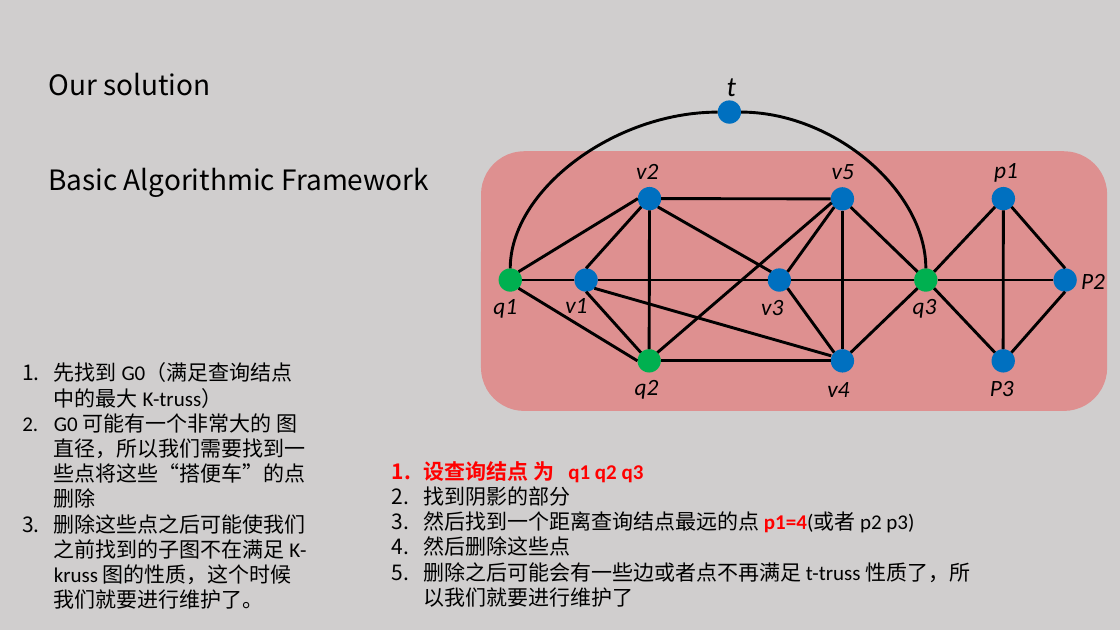
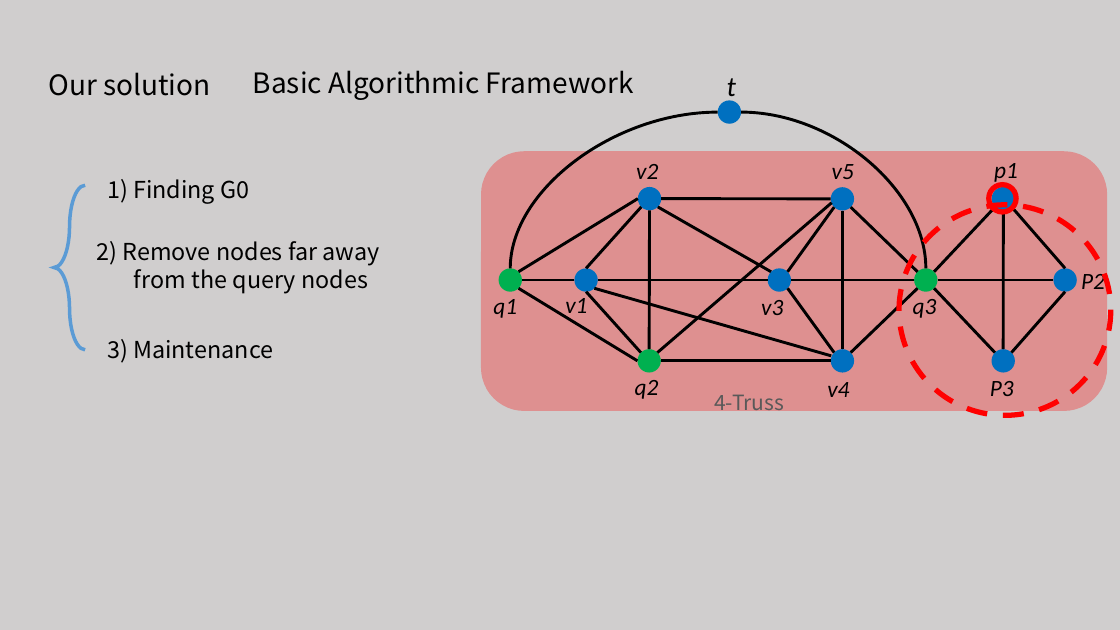
Before and after one commit to tianzhuwei/PPT, a slide deck: slide 8 of Approximate Closest Community Search in Networks.pptx (slide 9 before the commit). Drawn at 1120x630 pixels with LibreOffice and Linux fonts; fonts in the diff are those of the drawing. Boxes give left, top, right and bottom in pixels: in the first picture for what was removed or moved away, otherwise in the second. Text is boxed around its words. In the diff, an @@ line names an element or a change of style, - is before the commit and + after.

```diff
--- a/Approximate Closest Community Search in Networks.pptx
+++ b/Approximate Closest Community Search in Networks.pptx
@@ text "Basic Algorithmic Framework": place and size @@
-text "Basic Algorithmic Framework" at [48,167,429,197]
+text "Basic Algorithmic Framework" at [253,70,634,100]
@@ text added at [107,179,249,204], 20 pt, text #000000 @@
+1) Finding G0
@@ left brace added at [54,186,85,350], outline #5B9BD5 3 pt @@
@@ ellipse added at [899,205,1111,416], outline #FF0000 4.5 pt dashed @@
@@ ellipse added at [989,185,1017,213], outline #FF0000 4.5 pt @@
@@ text added at [96,241,380,294], 20 pt, text #000000 @@
+2) Remove nodes far away from the query nodes
@@ text added at [107,339,273,363], 20 pt, text #000000 @@
+3) Maintenance
@@ text removed at [54,362,306,609] @@
-1. 先找到 G0（满足查询结点中的最大 K-truss）
-2. G0 可能有一个非常大的 图直径，所以我们需要找到一些点将这些“搭便车”的点删除
-3. 删除这些点之后可能使我们之前找到的子图不在满足 K-kruss 图的性质，这个时候我们就要进行维护了。
@@ text added at [714,394,784,415], 18 pt, text #595959 @@
+4-Truss
@@ text removed at [423,461,970,607] @@
-1. 设查询结点 为 q1 q2 q3
-2. 找到阴影的部分
-3. 然后找到一个距离查询结点最远的点 p1=4(或者 p2 p3)
-4. 然后删除这些点
-5. 删除之后可能会有一些边或者点不再满足 t-truss 性质了，所以我们就要进行维护了
```
Also in this commit, not shown: 3 other slides changed.
